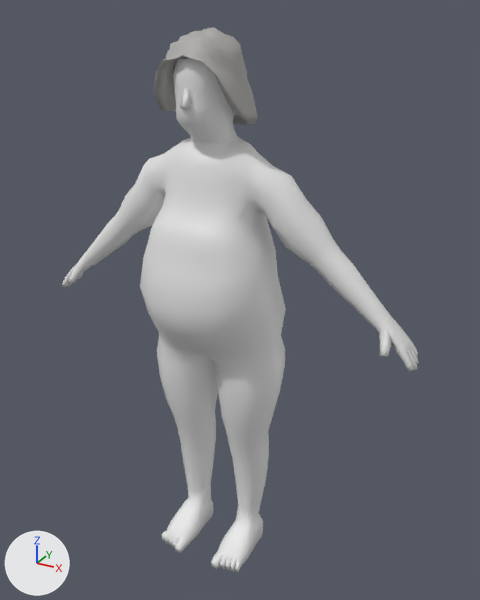
Two versions of the Blender file assets/models/human_elder_female/human_elder_female_fat.blend, one commit apart.
Both versions are drawn from a 50 mm camera at (0.915, -1.543, 1.635) aimed at (0.051, 0.027, 0.85). Lighting does not change. The marker at lower left points along +X, +Y and +Z. The older version comes first.

The first picture shows 'Body', 'Hair_curly_grey'.
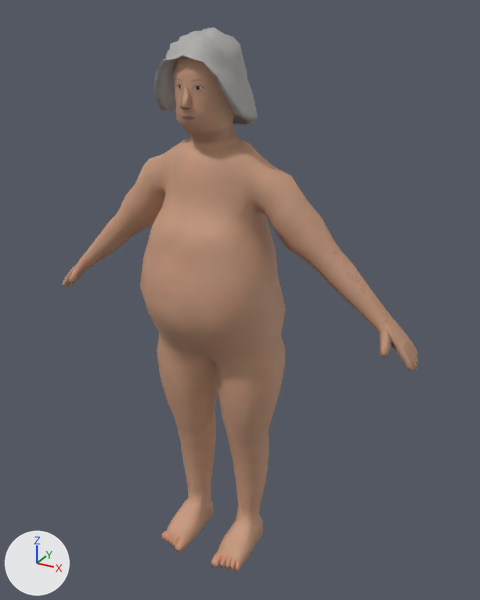
Boxes [x1, y1, x2, y2] around the edits, measured in the pictures (480 x 600 px):
'Body', recoloured (white to beige)
    both: [62, 58, 419, 572]

Diff of the bpy script that builds the scene:
```diff
--- a/assets/models/human_elder_female/human_elder_female_fat.blend.py
+++ b/assets/models/human_elder_female/human_elder_female_fat.blend.py
@@ img_human_elder_female_roughness_png @@
+img_human_elder_female_roughness_png = load_image('human_elder_female_Roughness.png', 'human_elder_female_Roughness.png', 1024, 1024, 'Non-Color')
@@ img_human_elder_female_color_png @@
+img_human_elder_female_color_png = load_image('human_elder_female_Color.png', 'human_elder_female_Color.png', 1024, 1024, 'sRGB')
@@ img_human_elder_female_normal_png @@
+img_human_elder_female_normal_png = load_image('human_elder_female_Normal.png', 'human_elder_female_Normal.png', 1024, 1024, 'Non-Color')
@@ mat_skin @@
+mat_skin = bpy.data.materials.new('Skin')
+# uses the picture img_human_elder_female_color_png
+# uses the picture img_human_elder_female_normal_png
+# uses the picture img_human_elder_female_roughness_png
@@ me_body @@
 me_body.from_pydata(...)  # 1171 vertices, 1178 faces; spans x -0.59..0.59, y -0.23..0.16, z -0.02..1.56
+me_body.materials.append(mat_skin)
```
